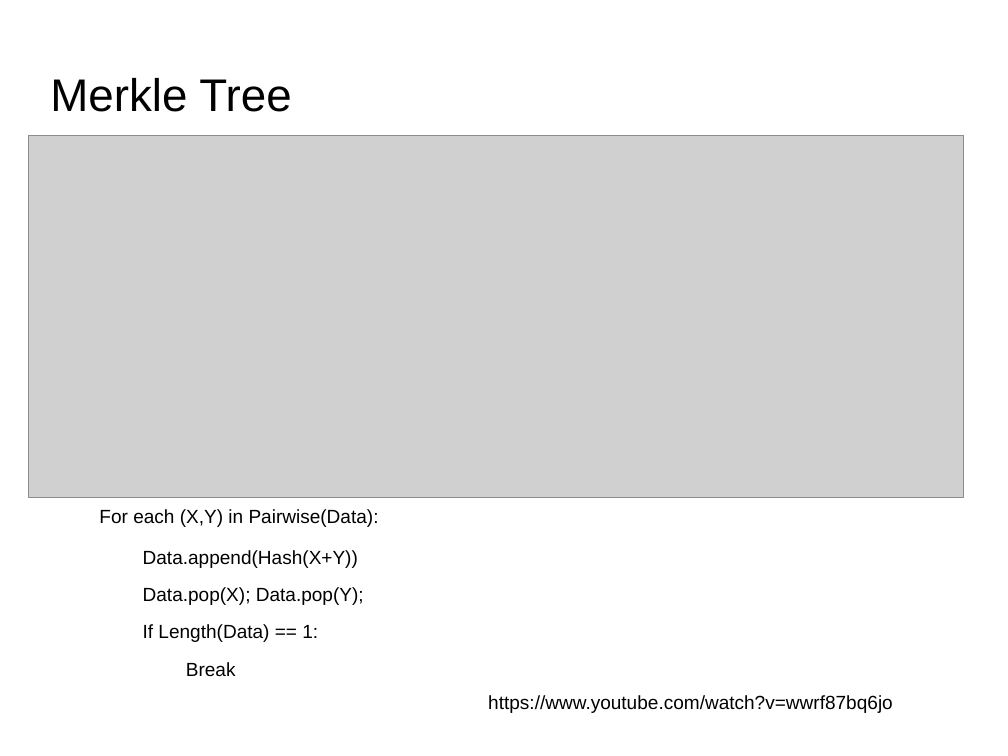
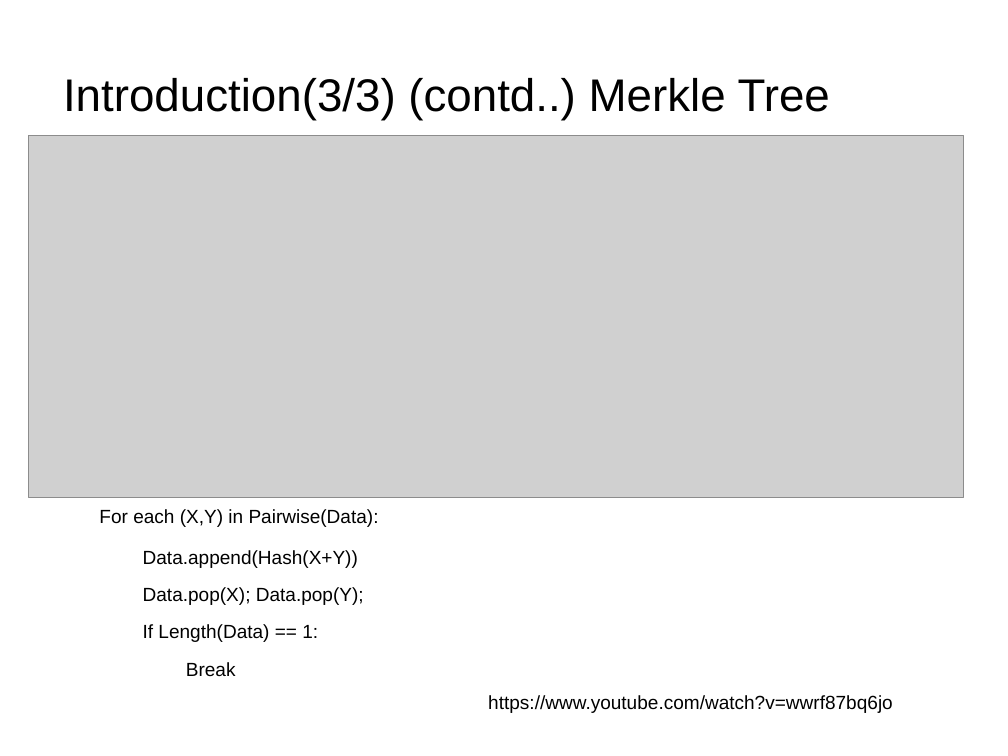
Before and after one commit to s2-t2/blockchain_reputation_system, a slide deck: slide 9 of documents/Presentation/Presentation.odp (slide 7 before the commit). Drawn at 1008x756 pixels with LibreOffice and Linux fonts; fonts in the diff are those of the drawing; grey boxes stand for pictures; background and template pictures are left out. Boxes give left, top, right and bottom in pixels: in the first picture for what was removed or moved away, otherwise in the second. Text is boxed around its words. In the diff, an @@ line names an element or a change of style, - is before the commit and + after.

```diff
--- a/documents/Presentation/Presentation.odp
+++ b/documents/Presentation/Presentation.odp
@@ title at (63, 78, 830, 121): text changed @@
-Merkle Tree
+Introduction(3/3) (contd..) Merkle Tree
```
Also in this commit, not shown: 6 other slides changed, 8 slides added, 6 slides removed, 8 other files.
